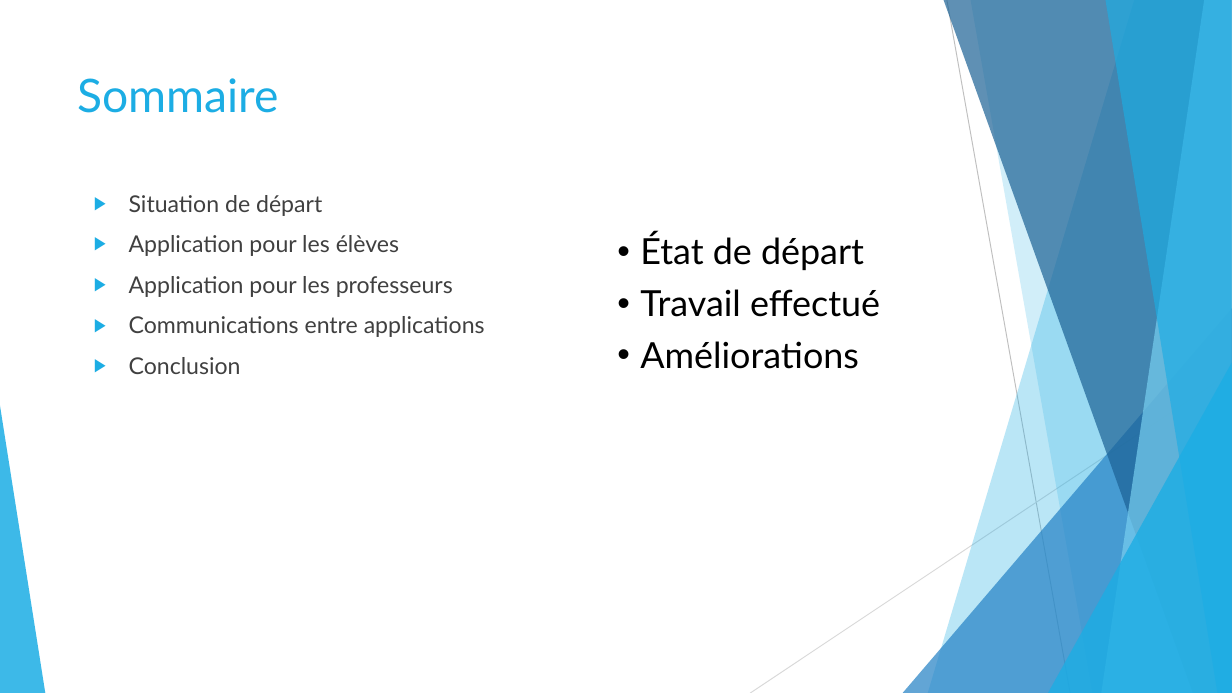
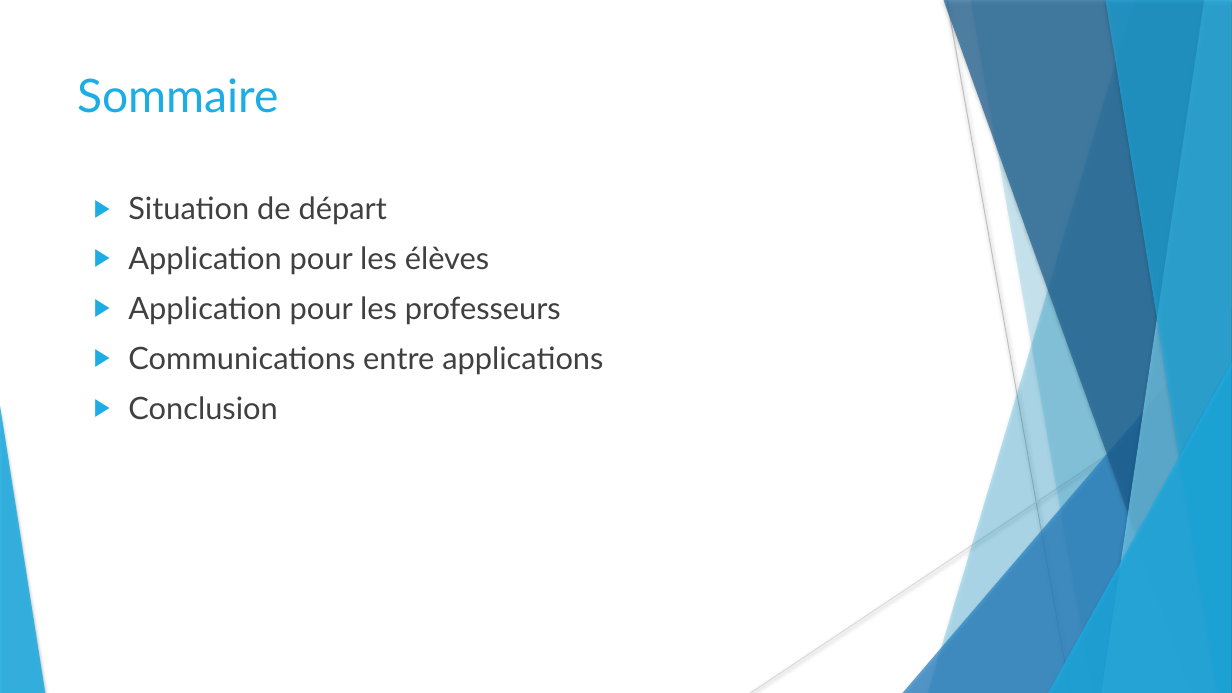
Before and after one commit to stany24/Imepro, a slide deck: slide 3 of Planification/Imepro.pptx. Drawn at 1232x693 pixels with LibreOffice and Linux fonts; fonts in the diff are those of the drawing. Boxes give left, top, right and bottom in pixels: in the first picture for what was removed or moved away, otherwise in the second. Text is boxed around its words. In the diff, an @@ line names an element or a change of style, - is before the commit and + after.

```diff
--- a/Planification/Imepro.pptx
+++ b/Planification/Imepro.pptx
@@ freeform shape at (x1=970, y1=0, x2=1232, y2=693): shadow on; outline redrawn @@
@@ text "Situation de départ" at (x1=128, y1=196, x2=603, y2=420): size 18 to 24 pt @@
@@ text removed at (x1=640, y1=233, x2=880, y2=369) @@
-• État de départ
-• Travail effectué
-• Améliorations
@@ shadow on in 7 elements at (x1=928, y1=0, x2=1232, y2=693), (x1=903, y1=308, x2=1232, y2=693), (x1=944, y1=0, x2=1232, y2=693), (x1=1102, y1=0, x2=1232, y2=693), (x1=1105, y1=0, x2=1232, y2=693), (x1=1048, y1=363, x2=1232, y2=693), (x1=0, y1=406, x2=45, y2=693) @@
```
Also in this commit, not shown: 27 other slides changed, 5 slides added, 1 slide removed, 1 other file.
